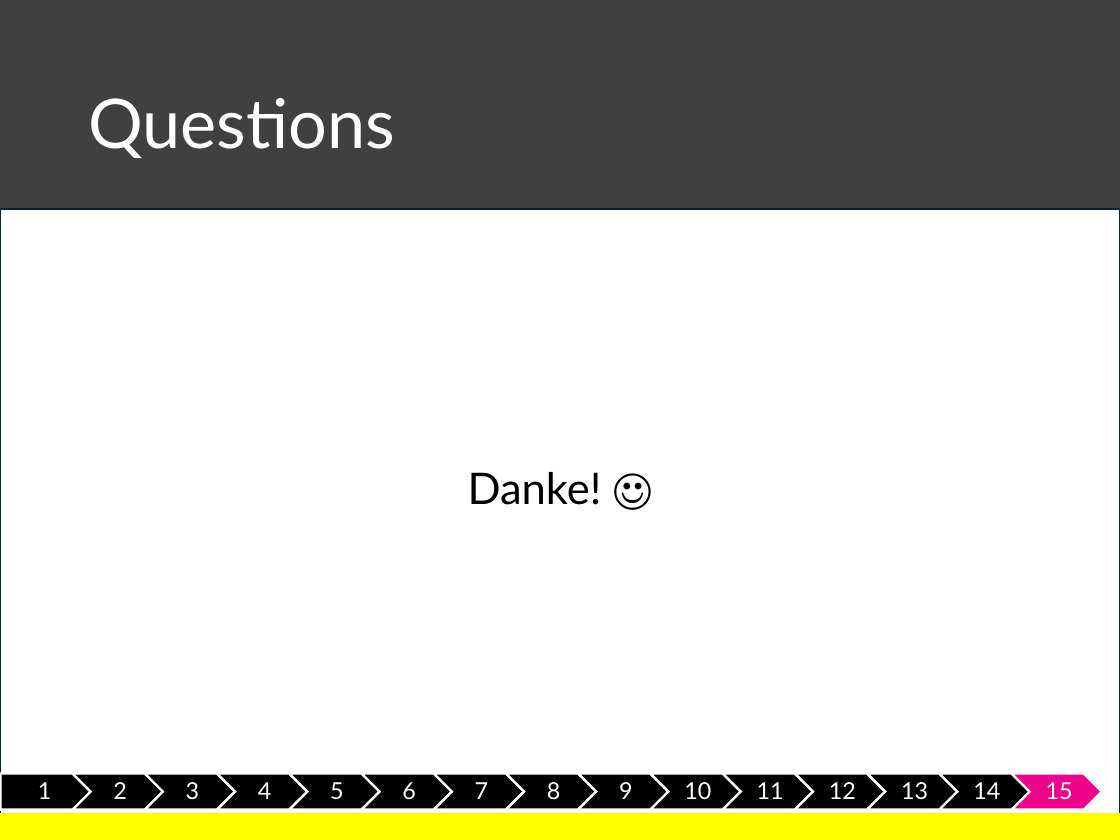
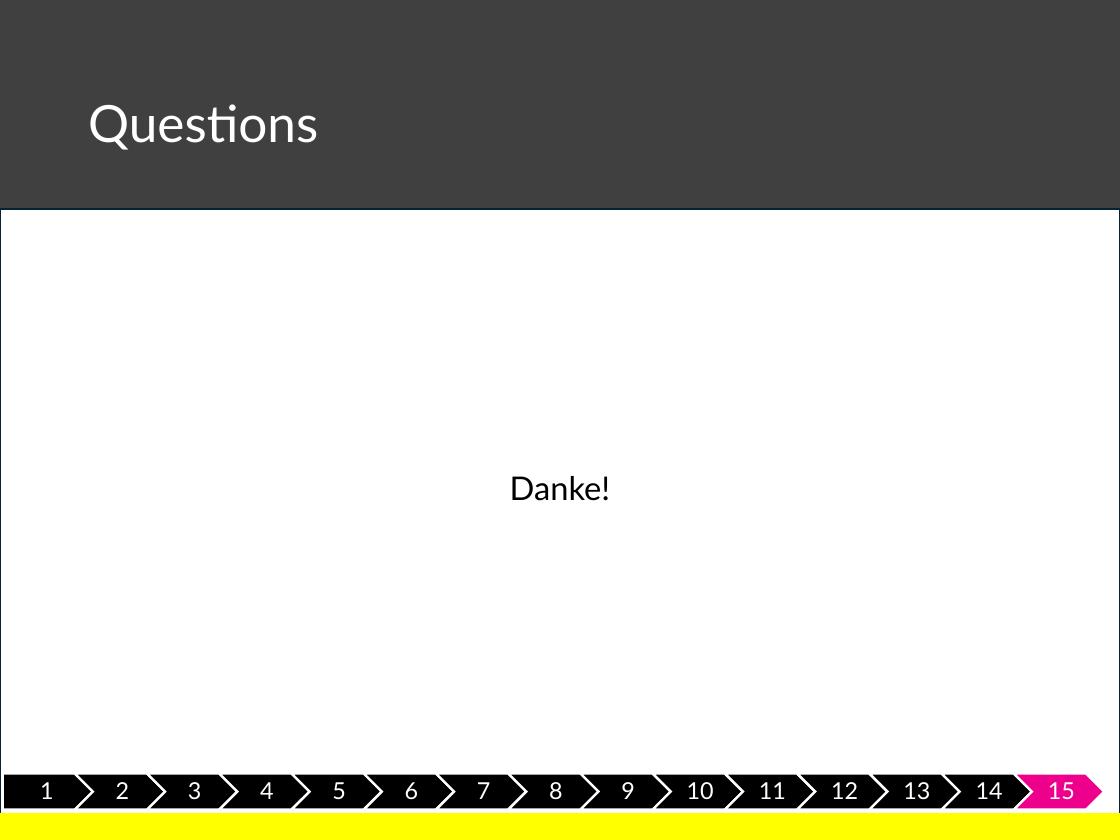
Before and after one commit to gregorio-pirolini/markdown, a slide deck: slide 16 of meinProject43.pptx. Drawn at 1120x840 pixels with LibreOffice and Linux fonts; fonts in the diff are those of the drawing; background and template pictures are left out. Boxes give left, top, right and bottom in pixels: in the first picture for what was removed or moved away, otherwise in the second. Text is boxed around its words. In the diff, an @@ line names an element or a change of style, - is before the commit and + after.

```diff
--- a/meinProject43.pptx
+++ b/meinProject43.pptx
@@ title "Questions" at bbox=[88, 104, 318, 150]: size 44 to 33 pt @@
@@ text at bbox=[510, 476, 611, 501]: text changed; size 28 to 21 pt @@
-Danke! ☺
+Danke!
@@ outline redrawn in 15 elements at bbox=[2, 774, 93, 810], bbox=[75, 774, 166, 810], bbox=[147, 774, 237, 810], bbox=[220, 774, 310, 810], bbox=[291, 774, 382, 810], bbox=[580, 774, 671, 810], bbox=[725, 774, 815, 810], bbox=[942, 774, 1033, 810], bbox=[364, 774, 455, 810], bbox=[436, 774, 526, 810], bbox=[508, 774, 599, 810], bbox=[653, 774, 744, 810], bbox=[797, 774, 888, 810], bbox=[869, 774, 960, 810], bbox=[1014, 774, 1104, 810] @@
```
Also in this commit, not shown: 14 other slides changed, 1 slide added, 1 slide removed, 4 other files.
